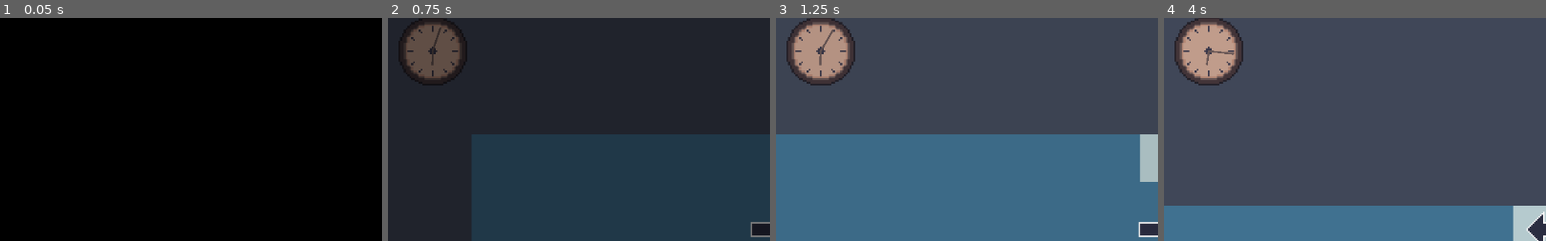
Above: before the commit, frames 1-4 (left to right).
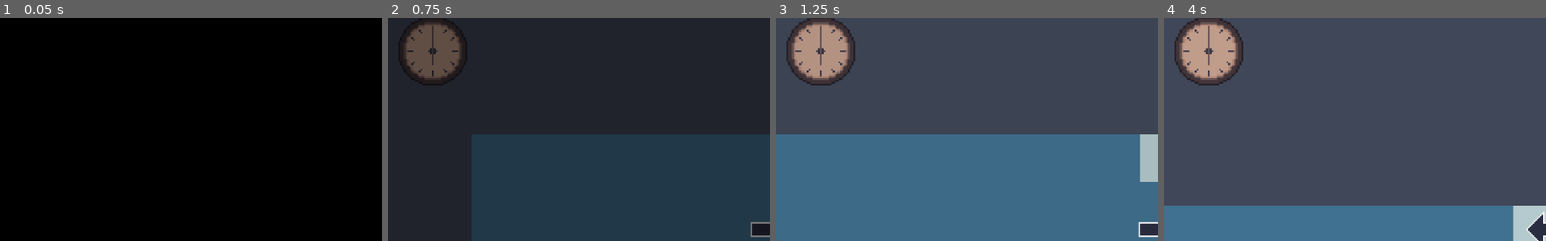
Above: after the commit, the same moments.

Repository: Willowblade/re-memory
Game: Godot game, scene res://src/game/Game.tscn
Same seed, same stepped clock (60 frames per second), same inputs: the game is played once before the commit and once after it.
Inputs (mouse positions are % of the whole screen's width and height, from its top left):
- Up to frame 1 (0.05 s): no input
- Up to frame 2 (0.75 s): tap Enter (ui_accept) at 0.5, 0.6 s; move the mouse to (72, 45) at 0.52 s; hold Right (ui_right) from 0.53 s (still down); click (72, 45) at 0.67 s
- Up to frame 3 (1.25 s): keep holding Right (ui_right); tap Enter (ui_accept) at 0.77, 1.07 s
- Up to frame 4 (4 s): move the mouse to (30, 55) at 1.27 s; release Right (ui_right) at 1.28 s; hold Down (ui_down) 1.28-2.03 s; tap Enter (ui_accept) at 1.35, 1.52, 1.82, 2.1, 2.75, 2.85, 3.02, 3.32, 3.6, 3.77 s; move the mouse to (60, 28) at 2.02 s; hold Right (ui_right) 2.03-2.78 s; move the mouse to (45, 70) at 2.77 s; hold Up (ui_up) 2.78-3.53 s; click (45, 70) at 2.92 s; move the mouse to (80, 65) at 3.52 s; hold Left (ui_left) from 3.53 s (still down)
The pictures show only the part of the screen within x 0-50%, y 3-53%; the shares and areas given below are measured in that part.

Frame 1 is identical in both runs. In frame 2, less than 0.1% of the frame differs, in the area x 11-14%, y 4-21%; in frame 3, 0.1%; in frame 4, 0.2%, in the area x 11-19%, y 3-22%.

Commit message:
Text box is working

Diff:
--- /dev/null
+++ b/assets/data/dialogues/test.json
@@ -0,0 +1,44 @@
+{
+    "name": "test",
+    "entries": [
+        {
+            "entry": "start",
+            "conditions": []
+        },
+        {
+            "entry": "start-again",
+            "conditions": [
+                "story:talked-once"
+            ]
+        }
+    ],
+    "parts": {
+        "start": {
+            "text": "Hello! This is a [wave]test dialogue[/wave]."
+        },
+        "start-again": {
+            "text": "You're back? Is the dialogue not working?",
+            "options": [
+                {
+                    "text": "Bugger, it does!",
+                    "next": "works"
+                },
+                {
+                    "text": "Not really...",
+                    "next": "does-not-work"
+                }
+            ]
+        },
+        "works": {
+            "text": "See! If you put your mind to it, you can develop anything!",
+            "options": [
+                {
+                    "text": "Thanks mom!"
+                },
+                {
+                    "text": "Thanks old man?"
+                }
+            ]
+        },
+    }
+}
--- a/project.godot
+++ b/project.godot
@@ -44,6 +44,11 @@
 "language": "GDScript",
 "path": "res://src/level/character_controller.gd"
 }, {
+"base": "Interactable",
+"class": "DialogueInteraction",
+"language": "GDScript",
+"path": "res://src/interactable/dialogue_interaction.gd"
+}, {
 "base": "Area2D",
 "class": "Interactable",
 "language": "GDScript",
@@ -64,6 +69,11 @@
 "language": "GDScript",
 "path": "res://src/level/player_character.gd"
 }, {
+"base": "Interactable",
+"class": "TextInteraction",
+"language": "GDScript",
+"path": "res://src/interactable/text_interaction.gd"
+}, {
 "base": "Control",
 "class": "Textbox",
 "language": "GDScript",
@@ -82,10 +92,12 @@
 "AIRandomPatrolParameters": "",
 "Character": "",
 "CharacterController": "",
+"DialogueInteraction": "",
 "Interactable": "",
 "Level": "",
 "Marker": "",
 "PlayerCharacter": "",
+"TextInteraction": "",
 "Textbox": "",
 "Transition": ""
 }
--- a/src/game/game.gd
+++ b/src/game/game.gd
@@ -11,6 +11,7 @@
 func _ready():
 	_load_level(levels.test)
 	Clock.start()
+	ui.clock.connect("finished", self, "_on_clock_finised")
 
 func reset_contents():
 	if level != null:
@@ -27,13 +28,26 @@
 	Transitions.fade_to_transparant()
 	yield(Transitions, "transition_completed")
 
-	for transition in level.transitions:
-		transition.connect("interacted", self, "_on_transition_interacted")
-
-	ui.clock.connect("finished", self, "_on_clock_finised")
+	level.player.connect("interacted", self, "_on_player_interacted")
 
 
-func _on_transition_interacted(transition: Transition):
+func _on_player_interacted(interaction: Interactable):
+	print("Player interacted with ", interaction)
+	if interaction is Transition:
+		transition(interaction)
+	elif interaction is TextInteraction:
+		show_text(interaction)
+	elif interaction is DialogueInteraction:
+		show_dialogue(interaction)
+
+
+func show_text(text_interaction: TextInteraction):
+	ui.show_text(text_interaction.text)
+
+func show_dialogue(dialogue_interaction: DialogueInteraction):
+	pass
+
+func transition(transition: Transition):
 	print("Transitioning to ", transition.destination_path, transition.destination)
 	var original_orientation: Vector2 = level.player.orientation
 
@@ -54,5 +68,4 @@
 	Transitions.fade_to_transparant()
 	yield(Transitions, "transition_completed")
 
-	for transition in level.transitions:
-		transition.connect("interacted", self, "_on_transition_interacted")
+	level.player.connect("interacted", self, "_on_player_interacted")
--- a/src/globals/clock.gd
+++ b/src/globals/clock.gd
@@ -1,26 +1,30 @@
 extends Node
 
 
+var always_running_timer: float
 var timer: float
 
+var in_game_time_enabled: bool = false
+
 func _ready():
-	set_process(false)
+	pass
 
 func reset():
 	timer = 0
 
 func start():
 	timer = 0
-	set_process(true)
 
 func pause():
-	set_process(false)
+	in_game_time_enabled = false
 
 func stop():
-	set_process(false)
+	in_game_time_enabled = false
 
 func _process(delta: float):
-	timer += delta
+	always_running_timer += delta
+	if in_game_time_enabled:
+		timer += delta
 
 func get_time():
 	return timer
--- a/src/globals/flow.gd
+++ b/src/globals/flow.gd
@@ -16,9 +16,12 @@
 	get_tree().change_scene_to(menu)
 
 func pause():
+	yield(get_tree().create_timer(0.0), "timeout")
 	get_tree().paused = true
 
 func resume():
+	# this makes sure that the player's inputs aren't immediately processed, otherwise infinite loop for dialogue and textbox
+	yield(get_tree().create_timer(0.0), "timeout")
 	get_tree().paused = false
 
 func quit():
--- /dev/null
+++ b/src/interactable/DialogueInteraction.tscn
@@ -0,0 +1,7 @@
+[gd_scene load_steps=3 format=2]
+
+[ext_resource path="res://src/interactable/Interactable.tscn" type="PackedScene" id=1]
+[ext_resource path="res://src/interactable/dialogue_interaction.gd" type="Script" id=2]
+
+[node name="DialogueInteraction" instance=ExtResource( 1 )]
+script = ExtResource( 2 )
--- /dev/null
+++ b/src/interactable/TextInteraction.tscn
@@ -0,0 +1,13 @@
+[gd_scene load_steps=4 format=2]
+
+[ext_resource path="res://src/interactable/Interactable.tscn" type="PackedScene" id=1]
+[ext_resource path="res://src/interactable/text_interaction.gd" type="Script" id=2]
+
+[sub_resource type="RectangleShape2D" id=1]
+extents = Vector2( 16, 16 )
+
+[node name="TextInteraction" instance=ExtResource( 1 )]
+script = ExtResource( 2 )
+
+[node name="CollisionShape" parent="." index="0"]
+shape = SubResource( 1 )
--- /dev/null
+++ b/src/interactable/dialogue_interaction.gd
@@ -0,0 +1,5 @@
+extends Interactable
+class_name DialogueInteraction
+
+func _ready():
+	pass
--- a/src/interactable/interactable.gd
+++ b/src/interactable/interactable.gd
@@ -44,8 +44,8 @@
 		toggle_active()
 
 func deactivate():
+	tooltip.hide()
 	if enabled:
-		tooltip.hide()
 		toggle_inactive()
 
 func interact():
--- /dev/null
+++ b/src/interactable/text_interaction.gd
@@ -0,0 +1,7 @@
+extends Interactable
+class_name TextInteraction
+
+export(String) var text
+
+func _ready():
+	pass
--- a/src/level/character_controller.gd
+++ b/src/level/character_controller.gd
@@ -15,10 +15,18 @@
 var action: Dictionary
 
 func _ready():
-	pass
+	for child in get_children():
+		if child is Interactable:
+			child.connect("interacted", self, "_on_interaction_interacted")
 
 func generate_ai():
 	if ai_parameters:
 		return ai_scenes.get(ai_parameters.type).instance()
 	else:
 		return ai_scenes.IDLE.instance()
+
+func turn_towards(coordinates: Vector2):
+	set_orientation(position - coordinates)
+
+func _on_interaction_interacted():
+	turn_towards(get_node("../..").player.position)
--- a/src/level/levels/TestLevelBase.tscn
+++ b/src/level/levels/TestLevelBase.tscn
@@ -1,10 +1,11 @@
-[gd_scene load_steps=7 format=2]
+[gd_scene load_steps=8 format=2]
 
 [ext_resource path="res://src/level/Level.tscn" type="PackedScene" id=1]
 [ext_resource path="res://src/level/Triangle.tscn" type="PackedScene" id=2]
 [ext_resource path="res://src/level/AIRandomPatrolParameters.gd" type="Script" id=3]
 [ext_resource path="res://src/level/Marker.tscn" type="PackedScene" id=4]
 [ext_resource path="res://src/interactable/Transition.tscn" type="PackedScene" id=5]
+[ext_resource path="res://src/interactable/TextInteraction.tscn" type="PackedScene" id=6]
 
 [sub_resource type="Resource" id=1]
 script = ExtResource( 3 )
@@ -24,6 +25,9 @@
 position = Vector2( 145.587, 111.554 )
 ai_parameters = SubResource( 1 )
 
+[node name="TextInteraction" parent="Objects/Triangle" index="3" instance=ExtResource( 6 )]
+text = "Look at this sweet young lad..."
+
 [node name="Door" parent="Markers" index="0" instance=ExtResource( 4 )]
 position = Vector2( 144.762, -48.2541 )
 tag = "door"
--- a/src/level/patrol_ai.gd
+++ b/src/level/patrol_ai.gd
@@ -42,9 +42,17 @@
 			possible_directions.append(direction)
 	return possible_directions[randi() % possible_directions.size()]
 
+func deactivate_interactions():
+	for child in _character.get_children():
+		if child is Interactable:
+			child.disable()
+
+func activate_interactions():
+	for child in _character.get_children():
+		if child is Interactable:
+			child.enable()
+
 func start_patrol():
-
-	print("Starting patrol")
 	if on_cooldown:
 		return
 	if not in_progress:
@@ -58,7 +66,10 @@
 		timer.start(1.0)
 		yield(timer, "timeout")
 
+
 		set_physics_process(true)
+		deactivate_interactions()
+
 		can_start = true
 		started = false
 
@@ -77,6 +88,7 @@
 	if not in_progress and not can_start and not started:
 		start_patrol()
 		set_physics_process(false)
+		activate_interactions()
 	if can_start:
 		can_start = false
 		if _is_in_bounds(_character.position + current_direction) and not _character.raycast.is_colliding():
@@ -84,7 +96,9 @@
 			_destination = _character.position + current_direction
 		else:
 			set_physics_process(false)
+			activate_interactions()
 			start_patrol()
+
 	if in_progress:
 		var velocity = current_direction.normalized() * _parameters.speed * delta
 		_character.update_animation(velocity)
@@ -96,4 +110,5 @@
 			_character.position = _destination
 			in_progress = false
 			set_physics_process(false)
+			activate_interactions()
 			end_patrol()
--- a/src/level/player_character.gd
+++ b/src/level/player_character.gd
@@ -6,6 +6,7 @@
 
 var current_interactable
 
+signal interacted(interactable)
 
 func _ready():
 	pass
@@ -44,8 +45,10 @@
 			current_interactable = null
 
 	if Input.is_action_just_pressed("ui_accept"):
-		if raycast.is_colliding():
-			current_interactable.interact()
+		print(current_interactable)
+		if current_interactable:
+			emit_signal("interacted", current_interactable)
+#			current_interactable.interact()
 
 	update_animation(velocity)
 
--- a/src/ui/UI.tscn
+++ b/src/ui/UI.tscn
@@ -1,8 +1,10 @@
-[gd_scene load_steps=4 format=2]
+[gd_scene load_steps=6 format=2]
 
 [ext_resource path="res://src/ui/ui.gd" type="Script" id=1]
 [ext_resource path="res://src/ui/EscapeMenu.tscn" type="PackedScene" id=2]
+[ext_resource path="res://src/ui/Dialogue.tscn" type="PackedScene" id=3]
 [ext_resource path="res://src/ui/Clock.tscn" type="PackedScene" id=4]
+[ext_resource path="res://src/ui/Textbox.tscn" type="PackedScene" id=5]
 
 [node name="UI" type="CanvasLayer"]
 pause_mode = 2
@@ -13,3 +15,7 @@
 [node name="Clock" parent="." instance=ExtResource( 4 )]
 position = Vector2( 60, 60 )
 scale = Vector2( 2.5, 2.5 )
+
+[node name="Dialogue" parent="." instance=ExtResource( 3 )]
+
+[node name="Textbox" parent="." instance=ExtResource( 5 )]
--- a/src/ui/dialogue.gd
+++ b/src/ui/dialogue.gd
@@ -17,7 +17,7 @@
 
 #	set_options(["Option 1", "Another option"])
 #	set_options(["Option 1", "Another option", "A third option"])
-	set_options(["Option 1", "Another option", "A third option", "Even a fourth option"])
+#	set_options(["Option 1", "Another option", "A third option", "Even a fourth option"])
 
 
 func set_options(player_options):
@@ -45,9 +45,10 @@
 		.handle_inputs(delta)
 	elif state == "options":
 		if Input.is_action_just_pressed("ui_accept"):
+
 			chose_option()
 			emit_signal("finished")
-			emit_signal("close")
+			emit_signal("close", self)
 		if Input.is_action_just_pressed("ui_down"):
 			select_option((selected_option + 1) % _player_options.size())
 		if Input.is_action_just_pressed("ui_up"):
@@ -73,8 +74,6 @@
 		else:
 			option_pointers[i].bbcode_text = "[   ]"
 
-
-
 func set_text(text: String):
 	state = "text"
 	for option in options:
--- a/src/ui/textbox.gd
+++ b/src/ui/textbox.gd
@@ -13,21 +13,26 @@
 signal finished
 signal close
 
+var should_pause = true
+
 func _ready():
 	visible = false
 	set_process(false)
-	set_text(text_label.bbcode_text)
 
-func _process(delta: float):
+func _physics_process(delta: float):
 	handle_inputs(delta)
 
 func handle_inputs(delta: float):
 	if Input.is_action_just_pressed("ui_accept"):
+		print("Got the right input...")
 		if completed:
+			timer = 0
+			text_label.visible_characters = 0
 			emit_signal("finished")
-			emit_signal("close")
+			emit_signal("close", self)
 		else:
 			text_label.visible_characters = text_label.get_total_character_count()
+			print("Keep going in this part")
 			completed = true
 
 	if not completed:
--- a/src/ui/ui.gd
+++ b/src/ui/ui.gd
@@ -6,26 +6,18 @@
 }
 
 onready var dialogue = $Dialogue
+onready var textbox = $Textbox
 onready var clock = $Clock
 
-var enabled = false
 
 var open_uis = []
 
 func _ready():
-	disable()
 	for child in get_children():
-		child.hide()
-		child.connect("close", self, "_on_close_ui")
-	clock.show()
+		if child != clock:
+			child.hide()
+			child.connect("close", self, "_on_close_ui")
 
-func enable():
-	enabled = true
-	set_process_input(true)
-
-func disable():
-	enabled = false
-	set_process_input(false)
 
 func reset():
 	for child in get_children():
@@ -45,18 +37,22 @@
 	open_uis.append(menu)
 
 func _on_close_ui(menu):
+	print("Should close")
 	menu.hide()
 	open_uis.erase(menu)
 	if menu.should_pause:
+		print("Resuming game")
 		for open_ui in open_uis:
 			if open_ui.should_pause:
 				return
 		Flow.resume()
 
-func _input(event):
-	if not enabled:
-		print("Something wrong with UI")
-		return
-
+func _physics_process(event):
 	if Input.is_action_just_pressed("ui_menu"):
 		open_ui("escape")
+
+func show_text(text: String):
+	Flow.pause()
+	textbox.set_text(text)
+
+	open_uis.append(textbox)
Not shown: 2 places in assets/ui-theme/theme.tres that only renumber resources
